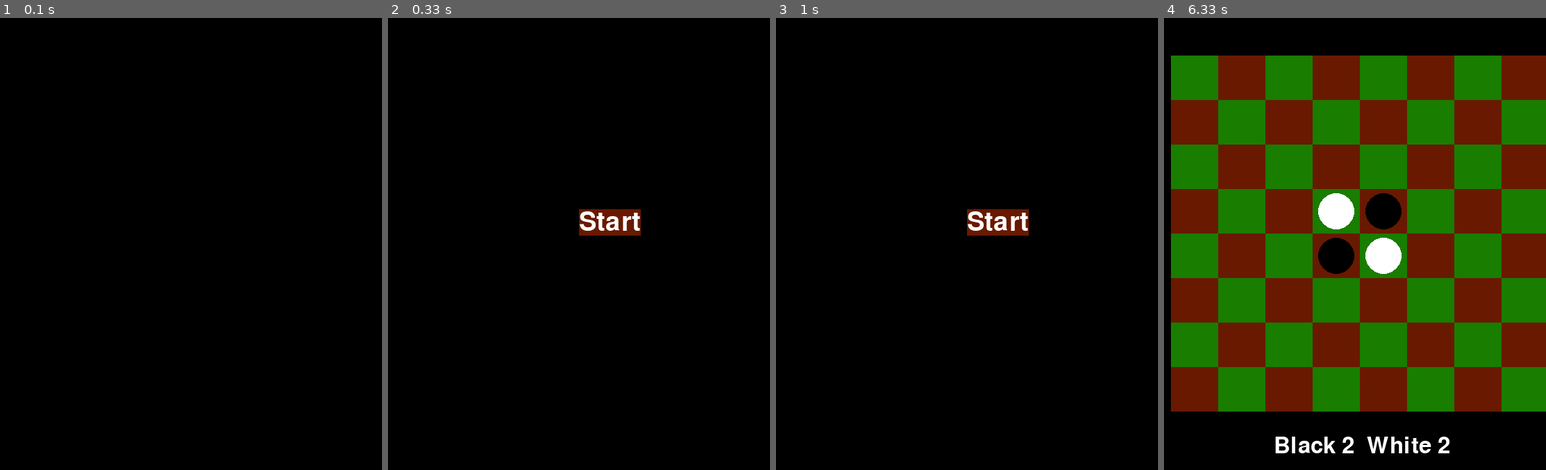
Above: before the commit, frames 1-4 (left to right).
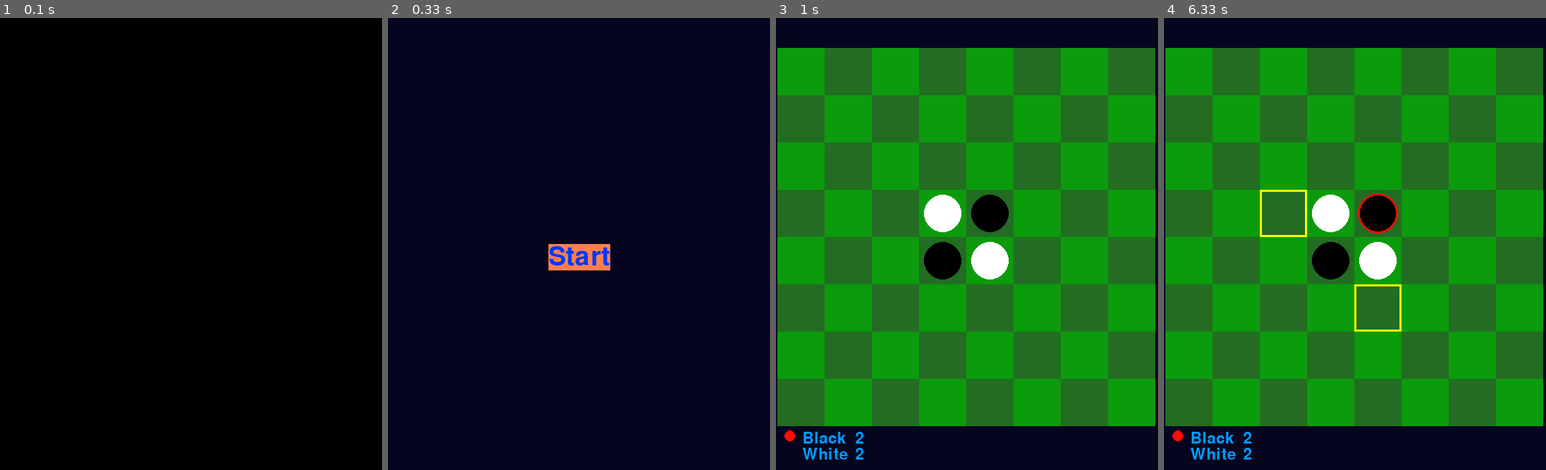
Above: after the commit, the same moments.

Repository: Eric-Fratzke/pygames
Game: pygame game, started from othello/othello.py
Two runs of this game, one before a commit and one after it. Both use one fixed random seed, a clock stepped at 60 frames per second and the inputs below.
Inputs (mouse positions are in pixels of both pictures, inside the frame that each line leads up to):
- Up to frame 1 (0.1 s): no input
- Up to frame 2 (0.33 s): no input
- Up to frame 3 (1 s): click (951, 262) at 0.43 s; click (970, 275) at 0.8 s
- Up to frame 4 (6.33 s): click (1370, 225) at 6.2 s

Frame 1 is identical in both runs. In frame 2, 100% of the frame differs, in the area x 0-100%, y 0-100%; in frame 3, 99%; in frame 4, 98%.

Commit message:
Scoreboard added, refactor naming

Diff:
--- a/othello/othello.py
+++ b/othello/othello.py
@@ -9,15 +9,15 @@
 			Each cell is owned by either player one, two, or neither(nil).
 	'''
 	# Statics for the board
-	P0 = -1 # niether player
-	P1 = 0 # player one
-	P2 = 1 # player two
+	PLAYER_NEITHER = -1 # niether player
+	PLAYER_BLACK = 0 # player one (black)
+	PLAYER_WHITE = 1 # player two (white)
 	DIMEN = 8 # dimension of the grid 8x8
-	P1_COLOR = [0,0,0]
-	P2_COLOR = [255,255,255]
-
-	ORANGE_COLOR = [105,25,0]
-	GREEN_COLOR = [25,125,0]
+	BLACK = [0,0,0]
+	WHITE = [255,255,255]
+
+	TILE_COLOR_A = [34,109,34]
+	TILE_COLOR_B = [12,155,12]
 
 	# Move and states
 	TIE = 2 		# TIE
@@ -33,6 +33,8 @@
 				position in screen space (x,y).
 		'''
 		# Statics for the cells
+		HIGHLIGHT_PIECE_COLOR= [255,12,0]
+		HIGHLIGHT_CELL_COLOR = [250,250,0]
 		FRAMES = 5 # number animation frames
 		def __init__(self, grid_pos, screen_pos, size, owner):
 			i,j = grid_pos[0],grid_pos[1]
@@ -46,11 +48,11 @@
 			self.rect = [self.screen_pos[0],self.screen_pos[1],self.size[0],self.size[1]]
 			self.frame = 0
 			if (i%2) == 0 and (j%2) != 0:
-					self.cell_color = Board.ORANGE_COLOR
+					self.cell_color = Board.TILE_COLOR_A
 			elif (j%2) == 0 and (i%2) != 0:
-					self.cell_color = Board.ORANGE_COLOR
+					self.cell_color = Board.TILE_COLOR_A
 			else:
-				self.cell_color = Board.GREEN_COLOR
+				self.cell_color = Board.TILE_COLOR_B
 
 		def __repr__(self):
 			return "(" + str( self.grid_pos[0]) + ", " + str(self.grid_pos[1]) + ")"
@@ -72,14 +74,14 @@
 		def draw(self, screen):
 			pygame.draw.rect(screen, self.cell_color, self.rect, 0)
 			# draw the piece if any
-			if self.owner != Board.P0:
+			if self.owner != Board.PLAYER_NEITHER:
 				color = None
 				if self.frame == 0: # not currently animated
 
-					if self.owner == Board.P1:
-						color = Board.P1_COLOR
-					elif self.owner == Board.P2:
-						color = Board.P2_COLOR
+					if self.owner == Board.PLAYER_BLACK:
+						color = Board.BLACK
+					elif self.owner == Board.PLAYER_WHITE:
+						color = Board.WHITE
 					pygame.draw.circle(screen, color, self.midpoint,self.radius,0)
 				else: #animate
 					# to simulate the piece being flipped draw an ellipse whose width decrease then increases
@@ -89,16 +91,16 @@
 					if rot < 0:
 						rot *= -1
 						# flip color to current owner
-						if self.owner == Board.P1:
-							color = Board.P1_COLOR
-						elif self.owner == Board.P2:
-							color = Board.P2_COLOR
+						if self.owner == Board.PLAYER_BLACK:
+							color = Board.BLACK
+						elif self.owner == Board.PLAYER_WHITE:
+							color = Board.WHITE
 					else:
 						# still flipping, draw with previous owner color
-						if self.owner == Board.P1:
-							color = Board.P2_COLOR
-						elif self.owner == Board.P2:
-							color = Board.P1_COLOR
+						if self.owner == Board.PLAYER_BLACK:
+							color = Board.WHITE
+						elif self.owner == Board.PLAYER_WHITE:
+							color = Board.BLACK
 					# draw animated rotating disk effect with ellipse
 					w,h = self.radius*2/self.frame*rot, self.radius*2
 					x,y = self.midpoint[0]-self.radius/self.frame*rot, self.midpoint[1]-self.radius
@@ -115,9 +117,9 @@
 
 		def draw_highlight(self,screen, piece=False):
 			if piece:
-				pygame.draw.circle(screen, [255,12,0], self.midpoint,self.radius+2,3)
+				pygame.draw.circle(screen, self.HIGHLIGHT_PIECE_COLOR, self.midpoint,self.radius+2,3)
 			else:
-				pygame.draw.rect(screen, [250,250,0], self.rect, 3)
+				pygame.draw.rect(screen, self.HIGHLIGHT_CELL_COLOR, self.rect, 3)
 
 
 		def does_intersect(self, pos):
@@ -132,7 +134,7 @@
 		cell_size = size[0]//self.DIMEN, size[1]//self.DIMEN
 		self.grid = []
 		self.setup_board(offset, cell_size)
-		self.winner = self.P0
+		self.winner = self.PLAYER_NEITHER
 		self.wait = 0 #animation waittime, after eah move made wait for animation
 
 	def copy(self):
@@ -167,17 +169,17 @@
 			self.grid.append([])
 			for y in range(0, self.DIMEN):
 				screen_pos = (offset[0]+x*cell_size[0], offset[1]+y*cell_size[1])
-				self.grid[x].append(self.Cell((x,y), screen_pos, cell_size, self.P0) )
+				self.grid[x].append(self.Cell((x,y), screen_pos, cell_size, self.PLAYER_NEITHER) )
 		center = (self.DIMEN-1)//2
 		# set initial pieces
 		a = self.grid[center][center+1]
 		b = self.grid[center+1][center]
 		c = self.grid[center][center]
 		d = self.grid[center+1][center+1]
-		self.pieces[self.P1] = {a:1, b:1}
-		self.pieces[self.P2] = {c:1, d:1}
-		a.owner = b.owner = self.P1
-		c.owner = d.owner = self.P2
+		self.pieces[self.PLAYER_BLACK] = {a:1, b:1}
+		self.pieces[self.PLAYER_WHITE] = {c:1, d:1}
+		a.owner = b.owner = self.PLAYER_BLACK
+		c.owner = d.owner = self.PLAYER_WHITE
 
 	def get_winner(self):
 		return self.winner
@@ -187,55 +189,53 @@
 
 	def check_game_over(self):
 		'''
-			Returns winner if game is over, if game is not over returns P0
-		'''
-		winner = self.P0
-		# p1_cell_count =  len( self.get_owned_cells(self.P1))
-		# p2_cell_count = len( self.get_owned_cells(self.P2))
+			Returns winner if game is over, if game is not over returns PLAYER_NEITHER
+		'''
+		winner = self.PLAYER_NEITHER
 		has_empty = False
 		i = 0
 		# try to find any empty cell
 		while not has_empty and i < self.DIMEN:
 			j =0
 			while not has_empty and j < self.DIMEN:
-				if self.grid[i][j].owner == self.P0:
+				if self.grid[i][j].owner == self.PLAYER_NEITHER:
 					has_empty = True
 				j+=1
 			i+=1
 
 		# if player has no cells then they lose!
-		# if p1_cell_count <= 0 :
-		# 	winner = self.P2
-		# elif p2_cell_count <= 0 :
-		# 	winner = self.P1
-		p1_score = self.get_score(self.P1)
-		p2_score = self.get_score(self.P2)
-		if p1_score <= 0 :
-			winner = self.P2
-		elif p2_score <= 0 :
-			winner = self.P1
+		# if black_cell_count <= 0 :
+		# 	winner = self.PLAYER_WHITE
+		# elif white_cell_count <= 0 :
+		# 	winner = self.PLAYER_BLACK
+		black_score = self.get_score(self.PLAYER_BLACK)
+		white_score = self.get_score(self.PLAYER_WHITE)
+		if black_score <= 0 :
+			winner = self.PLAYER_WHITE
+		elif white_score <= 0 :
+			winner = self.PLAYER_BLACK
 		# if the board has no empty, pick winner by number of owned cells
 		elif not has_empty:
 			print("FULL BOARD!")
-			# if p1_cell_count > p2_cell_count:
-			# 	winner = self.P1
-			# elif p1_cell_count < p2_cell_count:
-			# 	winner = self.P2
-			if p1_score > p2_score:
-				winner = self.P1
-			elif p1_score < p2_score:
-				winner = self.P2
+			# if black_cell_count > white_cell_count:
+			# 	winner = self.PLAYER_BLACK
+			# elif black_cell_count < white_cell_count:
+			# 	winner = self.PLAYER_WHITE
+			if black_score > white_score:
+				winner = self.PLAYER_BLACK
+			elif black_score < white_score:
+				winner = self.PLAYER_WHITE
 			else:
 				winner = self.TIE
 		# if both players have no moves then TIE
 		else:
-			p1_moves =  self.get_all_moves(self.P1)
-			p2_moves = self.get_all_moves(self.P2)
-			if p1_moves == False and p2_moves == False:
+			black_moves =  self.get_all_moves(self.PLAYER_BLACK)
+			white_moves = self.get_all_moves(self.PLAYER_WHITE)
+			if black_moves == False and white_moves == False:
 				winner = self.TIE
 
 		self.winner = winner
-		return self.winner != self.P0
+		return self.winner != self.PLAYER_NEITHER
 
 	def get_all_moves(self, player):
 		'''return false if player has no moves else returns list of all moves (cell_from, cell_to)'''
@@ -256,11 +256,7 @@
 		for row in self.grid:
 			for cell in row:
 				cell.draw(screen)
-		score_text = self.font.render('Black %d  White %d' % \
-					(self.get_score(self.P1), self.get_score(self.P2)), True, (255, 255, 255))
-		score_text_rect =	(self.offset[0]+self.size[0]//2-score_text.get_width()//2,\
-							self.offset[1]+self.size[1]+score_text.get_height())
-		screen.blit(score_text,score_text_rect)
+
 
 	def get_intersecting_cell(self, pos):
 		for row in self.grid:
@@ -290,7 +286,7 @@
 	 		Returns a list of cells that are potential moves
 		'''
 		moves = []
-		if cell.owner == self.P0:
+		if cell.owner == self.PLAYER_NEITHER:
 			return moves # empty cell!
 		i,j = cell.grid_pos
 		# get each index of the neighbor and check if the move is valid
@@ -302,7 +298,7 @@
 					# check the neighbor, if it is opponent try to find move
 					if ni >= 0 and ni < self.DIMEN and nj >= 0 and nj < self.DIMEN:
 						neighbor = self.grid[ni][nj]
-						if neighbor.owner != self.P0 and neighbor.owner != cell.owner:
+						if neighbor.owner != self.PLAYER_NEITHER and neighbor.owner != cell.owner:
 							# get the next cell in the same direction as neighbor
 							search = True
 							while search:
@@ -312,7 +308,7 @@
 									search = False # reached end of board
 								else:
 									next_cell = self.grid[ni][nj]
-									if next_cell.owner == self.P0: # found empty cell! add this cell to moves
+									if next_cell.owner == self.PLAYER_NEITHER: # found empty cell! add this cell to moves
 										moves.append(next_cell)
 										search = False
 									elif next_cell.owner == cell.owner: # not opponent, cannot jump
@@ -323,7 +319,7 @@
 	def is_move(self, move):
 		valid = False
 		cell_from, cell_to = move
-		if cell_to.owner == self.P0:
+		if cell_to.owner == self.PLAYER_NEITHER:
 			i,j = cell_from.grid_pos
 			di, dj = self.get_move_delta(move)
 			ni, nj = i+di, j+dj
@@ -334,11 +330,11 @@
 						ni >= 0 and ni < self.DIMEN and nj >= 0 and nj < self.DIMEN:
 					next_cell = self.grid[ni][nj]
 					# if cell is owned by opponent
-					if next_cell.owner == cell_from.owner or next_cell.owner == self.P0:
+					if next_cell.owner == cell_from.owner or next_cell.owner == self.PLAYER_NEITHER:
 						valid  = False
 					ni, nj = ni+di, nj+dj
 				# empty cell broke loop
-				if next_cell.owner == self.P0:
+				if next_cell.owner == self.PLAYER_NEITHER:
 					valid = True
 				else:
 					valid = False
@@ -358,7 +354,7 @@
 				ni >= 0 and ni < self.DIMEN and nj >= 0 and nj < self.DIMEN:
 			next_cell = self.grid[ni][nj]
 			# if cell is owned by opponent
-			if next_cell.owner != cell_from.owner and next_cell.owner != self.P0:
+			if next_cell.owner != cell_from.owner and next_cell.owner != self.PLAYER_NEITHER:
 				# add piece to new owner remove from old
 				self.pieces[cell_from.owner][next_cell] = 1
 				del self.pieces[next_cell.owner][next_cell]
@@ -421,21 +417,29 @@
 		return move
 
 class Menu:
+	TEXT_COLOR = [0,55,250]
+	BUTTON_COLOR = [255,127,80]
+
 	def __init__(self, pos):
 		self.pos = pos
 		self.font_height = 56
 		self.font = pygame.font.SysFont(None, self.font_height)
 		# start button
 		self.buttons = {}
-		self.buttons['START'] = ((self.font.render('Start', True, (255, 255, 255),Board.ORANGE_COLOR),\
-							(self.pos[0], self.pos[0])))
-
-	def draw(self, screen):
-		keys  = list(self.buttons.keys())
-		for i in range(0, len(keys)):
-			text, pos = self.buttons[keys[i]]
-			screen.blit(text, (pos[0], pos[1]+i*text.get_height()  ))
-
+		text = self.font.render('Start', True, self.TEXT_COLOR, self.BUTTON_COLOR)
+		pos = (pos[0]-text.get_width()//2, pos[1])
+		self.buttons['START'] = (text, pos)
+		# all other buttons pos will be pos[0], pos[1]+i*text.get_height()
+
+	def draw(self, screen, game_over=False):
+		if not game_over:
+			keys  = list(self.buttons.keys())
+			for i in range(0, len(keys)):
+				text, pos = self.buttons[keys[i]]
+				screen.blit(text, pos )
+		else:
+			a=  None
+			#draw menu buttons to go back to start, retry
 
 	def get_intersecting_button(self, pos):
 		keys  = list(self.buttons.keys())
@@ -448,11 +452,63 @@
 				return keys[i]
 		return None
 
+class ScoreBoard:
+	TEXT_COLOR = [0,155,250]
+
+	def __init__(self, pos):
+		self.font_height = 34
+		self.font = pygame.font.SysFont(None, self.font_height)
+		self.pos = pos
+		self.radius = self.font_height//4
+
+	def draw(self, screen, board, current_player):
+		black_score = str(board.get_score(Board.PLAYER_BLACK))
+		white_score = str(board.get_score(Board.PLAYER_WHITE))
+		gap = 10
+		black_text = self.font.render('Black', True,  self.TEXT_COLOR)
+		black_text_pos = (self.pos[0]+gap*2+self.radius*2, self.pos[1])
+		black_score_text = self.font.render(black_score, True,  self.TEXT_COLOR)
+		black_score_text_pos = [gap+black_text_pos[0]+black_text.get_width(), black_text_pos[1]]
+		# draw player 2 text
+		white_text = self.font.render('White', True,  self.TEXT_COLOR)
+		white_text_pos = (self.pos[0]+gap*2+self.radius*2, self.pos[1]+white_text.get_height())
+
+		white_score_text = self.font.render(white_score, True,  self.TEXT_COLOR)
+		white_score_text_pos = [gap+white_text_pos[0]+white_text.get_width(), white_text_pos[1]]
+
+		# set score text pos to align along y axis
+		if white_score_text_pos[0] > black_score_text_pos[0]:
+			black_score_text_pos[0] = white_score_text_pos[0]
+		else:
+			white_score_text_pos[0] = black_score_text_pos[0]
+		#draw current turn by drawing small circle near score
+		if current_player == Board.PLAYER_BLACK:
+			midpoint = (self.pos[0]+self.radius+gap, black_score_text_pos[1] + self.radius)
+			color= Board.BLACK
+		else:
+			midpoint = (self.pos[0]+self.radius+gap, white_score_text_pos[1] + self.radius)
+			color= Board.WHITE
+
+		screen.blit(black_text,black_text_pos)
+		screen.blit(white_text,white_text_pos)
+		screen.blit(black_score_text,black_score_text_pos)
+		screen.blit(white_score_text,white_score_text_pos)
+		pygame.draw.circle(screen, color, midpoint,self.radius,0)
+		pygame.draw.circle(screen, Board.Cell.HIGHLIGHT_PIECE_COLOR, midpoint,self.radius,0)
+
+
 def main():
+	# window and board size and position settings
+	BG_COLOR = [5,5,32]
+	border = 2
 	size = [550, 650]
+	offset = (border, size[1]//15)
+	# board variables
 	board = None
+	ai = None
+	score_board = None
+	# game and gui state variables
 	player = None
-	ai = None
 	selected_cell = None
 	potential_moves = None
 	current_player = None
@@ -460,9 +516,11 @@
 	start_clicked = False
 	exit = False
 	show_menu = True
+
+	# setup
 	pygame.init()
 	screen = pygame.display.set_mode(size)
-	pygame.display.set_caption("138 Othello/Reversi ")
+	pygame.display.set_caption("Othello/Reversi ")
 	clock = pygame.time.Clock()
 	menu = Menu((size[0]//2,size[1]//2))
 	# main while loop
@@ -480,16 +538,17 @@
 				mouse_pos = pygame.mouse.get_pos()
 
 		#
-		screen.fill([0,0,0])
+		screen.fill(BG_COLOR)
 		if not show_menu:
 			if winner != None:
-				# handle game over prompt
+				# handle game over prompt, delete board vars
+				del board; del ai; del score_board
 				a = None
 			# set winner if game over
 			elif board.check_game_over():
 				winner = board.get_winner()
-				print('WINNER: PLAYER %d\nPlayer 1:%d\nPlayer 2:%d\n' % \
-					(winner+1, board.get_score(board.P1),board.get_score(board.P2) ))
+				print('WINNER: PLAYER %d\Black:%d\nWhite:%d\n' % \
+					(winner+1, board.get_score(board.PLAYER_BLACK),board.get_score(board.PLAYER_WHITE) ))
 
 				# display winner!
 			# make decision
@@ -529,6 +588,7 @@
 							board.move(current_player,move[1])
 						# update current player
 						current_player = board.toggle_player(current_player)
+			#draw board
 			board.draw(screen)
 			# if cell is celected highlight current piece, and any potential moves
 			if selected_cell:
@@ -536,18 +596,22 @@
 				selected_cell.draw_highlight(screen, True)
 				for move in potential_moves:
 					move.draw_highlight(screen)
+			score_board.draw(screen,board, current_player)
+
 
 		else: #show_menu:
 			if mouse_clicked: # handle menu input
 				button_id = menu.get_intersecting_button(mouse_pos)
+				# Start game ,create board variables!
 				if button_id == 'START':
 					show_menu = False
-					board = Board( (10, size[1]/12), (size[0], size[0]*0.95-10)  )
-					player = Board.P1
-					ai = AI(Board.P2, board)
+					board = Board( offset, (size[0], size[0])  )
+					player = Board.PLAYER_BLACK
+					ai = AI(Board.PLAYER_WHITE, board)
 					selected_cell = None
 					potential_moves = []
-					current_player = random.randint(Board.P1, Board.P2)
+					current_player = random.randint(Board.PLAYER_BLACK, Board.PLAYER_WHITE)
+					score_board = ScoreBoard((offset[0], offset[1]+size[0]))
 					winner = None
 			menu.draw(screen)
 
